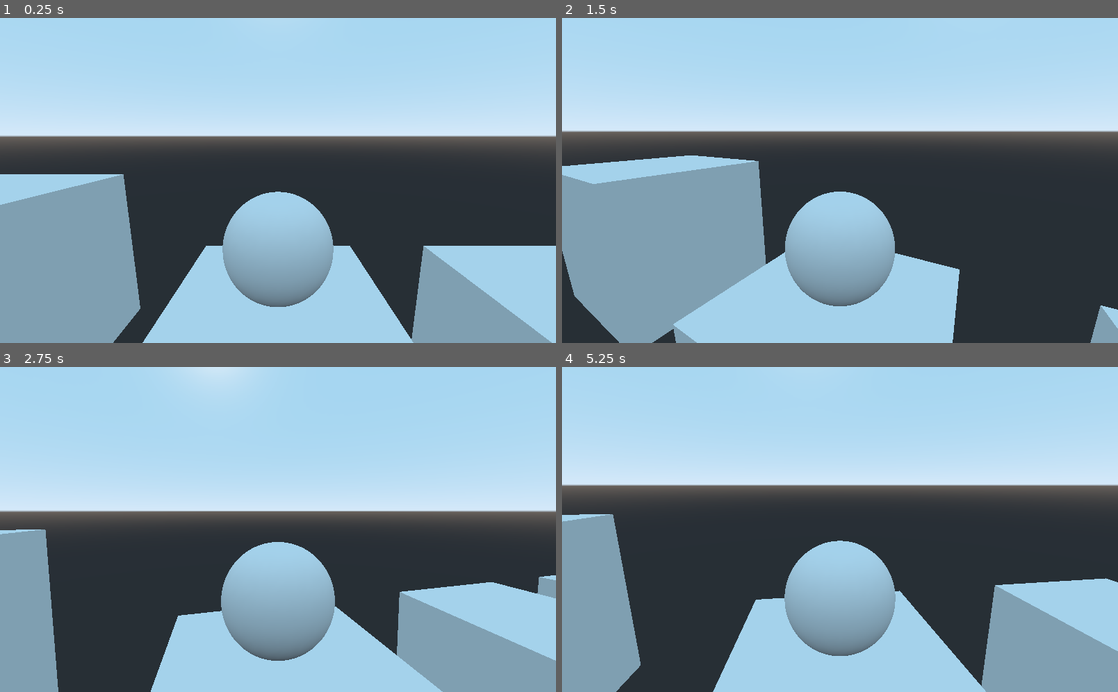
Above: before the commit, frames 1-4 (two rows, left to right).
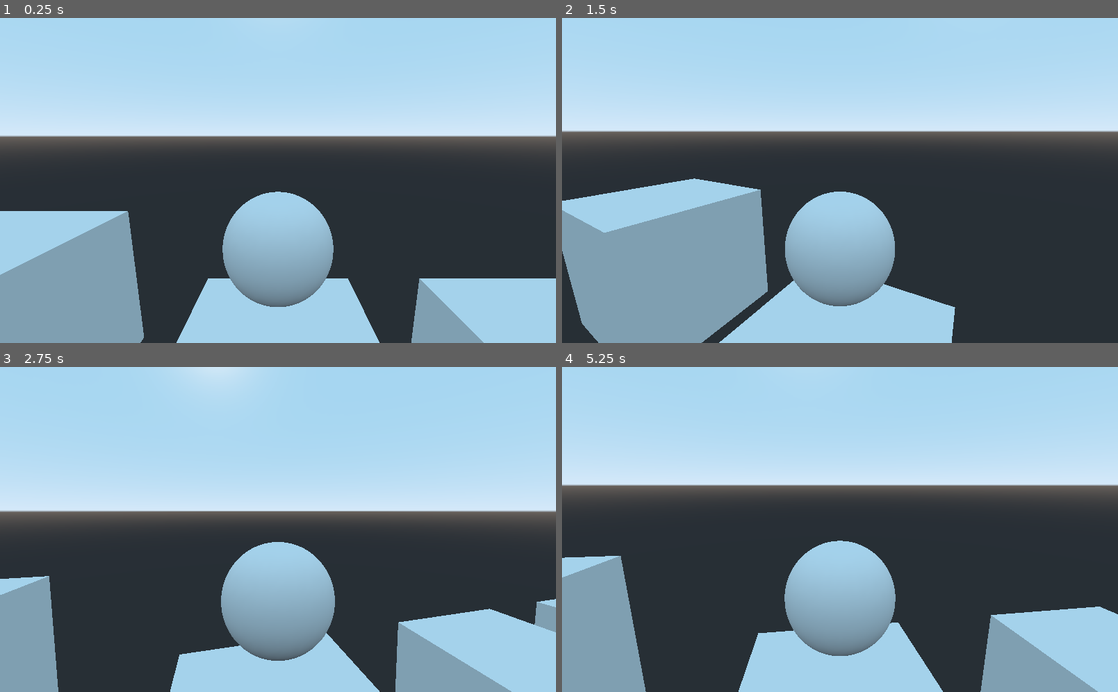
Above: after the commit, the same moments.

Repository: winston-yallow/leaps_and_bounds
Game: Godot game, scene res://levels/00_TestLevel.tscn
The game is run twice, just before and just after one commit, with the same random seed, the same clock (stepped at 60 frames per second) and the same inputs.
Inputs (mouse positions are in pixels of both pictures, inside the frame that each line leads up to):
- Up to frame 1 (0.25 s): no input
- Up to frame 2 (1.5 s): move the mouse to (867, 180) at 0.52 s; move the mouse to (812, 180) at 1.27 s
- Up to frame 3 (2.75 s): move the mouse to (289, 523) at 2.02 s
- Up to frame 4 (5.25 s): move the mouse to (834, 536) at 2.77 s; move the mouse to (878, 532) at 3.52 s; move the mouse to (795, 526) at 4.27 s; move the mouse to (845, 529) at 5.02 s

The runs differ from the first frame. In frame 1, 13% of the frame differs, in the area x 0-100%, y 48-100%; in frame 2, 10%; in frame 3, 11%; in frame 4, 9.5%.

Commit message:
Reset center point to (0, 0, 0)

Diff:
--- a/game/player/Player.tscn
+++ b/game/player/Player.tscn
@@ -10,11 +10,11 @@
 script = ExtResource( 1 )
 
 [node name="CameraPivot" type="Position3D" parent="."]
+transform = Transform( 1, 0, 0, 0, 1, 0, 0, 0, 1, 0, 0.5, 0 )
 
 [node name="ClippedCamera" type="ClippedCamera" parent="CameraPivot"]
 transform = Transform( 1, 0, 0, 0, 0.98214, 0.188153, 0, -0.188153, 0.98214, 0, 0.5, 2 )
 
 [node name="MeshInstance" type="MeshInstance" parent="."]
-transform = Transform( 1, 0, 0, 0, 1, 0, 0, 0, 1, 0, -0.5, 0 )
 mesh = SubResource( 1 )
 material/0 = null
